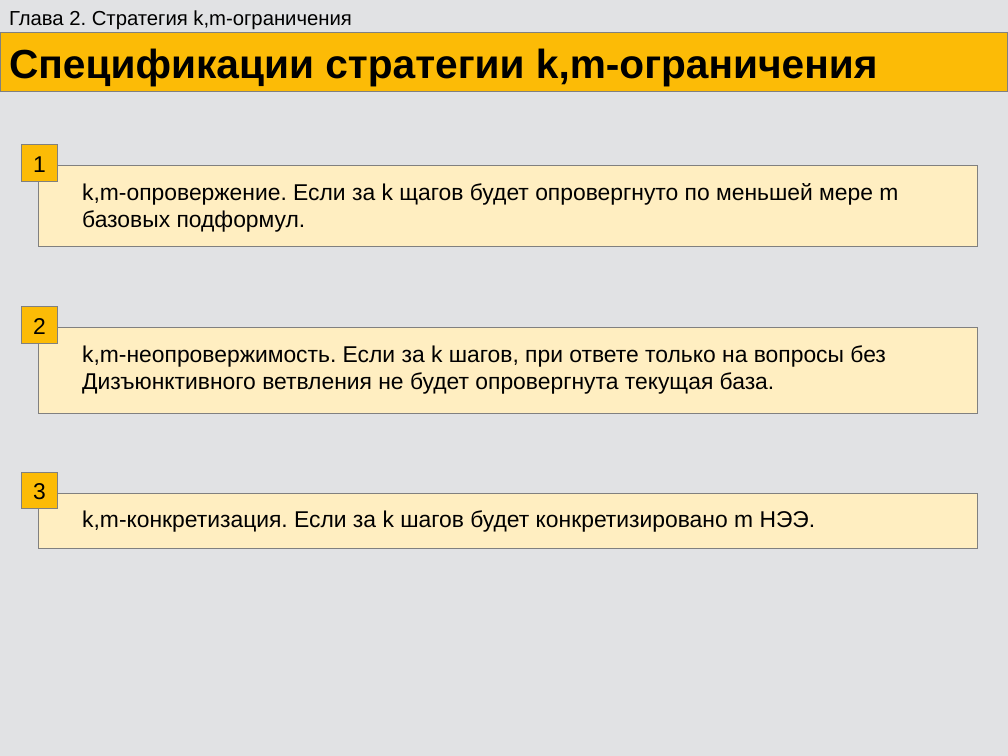
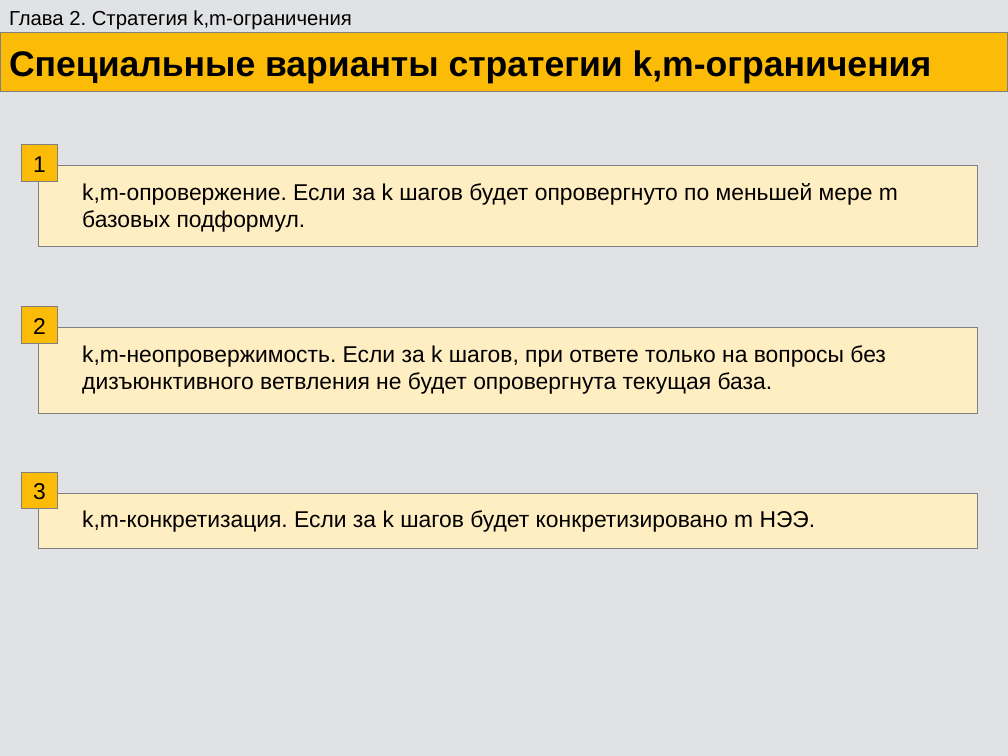
Before and after one commit to eugeneai/prisnif, a slide deck: slide 38 of brick/pres/pacman.odp (slide 36 before the commit). Drawn at 1008x756 pixels with LibreOffice and Linux fonts; fonts in the diff are those of the drawing. Boxes give left, top, right and bottom in pixels: in the first picture for what was removed or moved away, otherwise in the second. Text is boxed around its words. In the diff, an @@ line names an element or a change of style, - is before the commit and + after.

```diff
--- a/brick/pres/pacman.odp
+++ b/brick/pres/pacman.odp
@@ text in rectangle at (x1=9, y1=50, x2=932, y2=83): text changed; size 32 to 28 pt @@
-Спецификации стратегии k,m-ограничения
+Специальные варианты стратегии k,m-ограничения
@@ text at (x1=82, y1=183, x2=898, y2=232): text changed @@
-k,m-опровержение. Если за k щагов будет опровергнуто по меньшей мере m базовых подформул.
+k,m-опровержение. Если за k шагов будет опровергнуто по меньшей мере m базовых подформул.
@@ text at (x1=82, y1=372, x2=773, y2=394): text changed @@
-Дизъюнктивного ветвления не будет опровергнута текущая база.
+дизъюнктивного ветвления не будет опровергнута текущая база.
```
Also in this commit, not shown: 18 other slides changed, 3 slides added, 13 other files.
